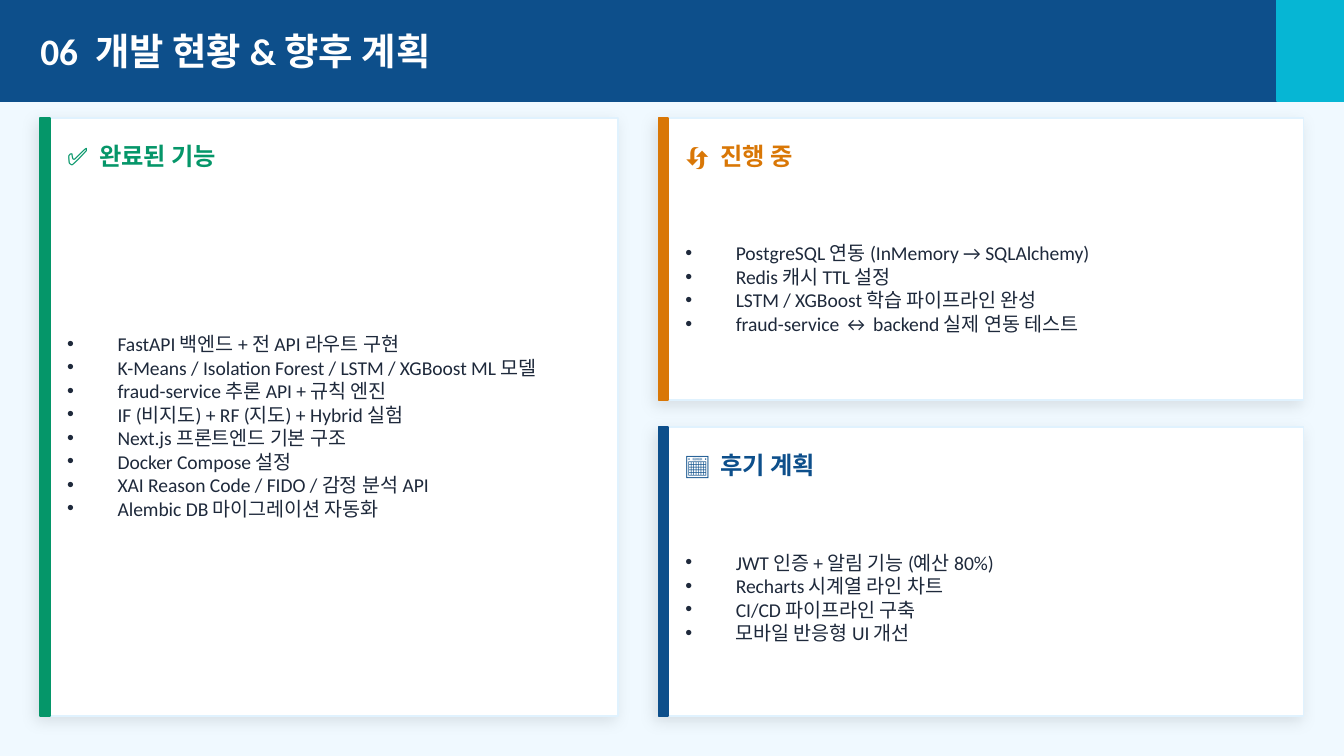
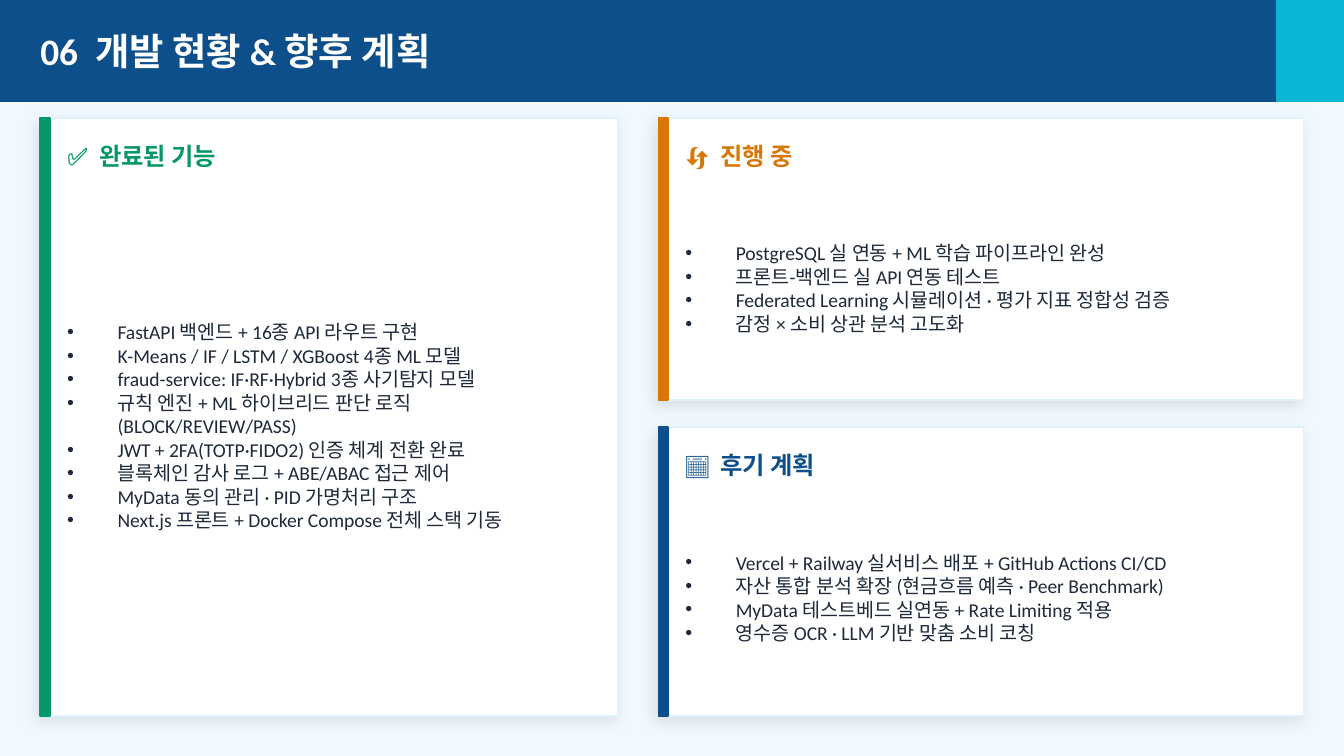
Before and after one commit to kerbosalstjidentity-spec/cap_stone, a slide deck: slide 8 of PayWise_중간발표.pptx. Drawn at 1344x756 pixels with LibreOffice and Linux fonts; fonts in the diff are those of the drawing. Boxes give left, top, right and bottom in pixels: in the first picture for what was removed or moved away, otherwise in the second. Text is boxed around its words. In the diff, an @@ line names an element or a change of style, - is before the commit and + after.

Commit message:
docs: README 프로젝트 링크 추가 + 발표자료 최종본 업데이트
- README.md: Linear · Notion · Sentry 링크 섹션 추가
- PayWise_중간발표.pptx: 슬라이드 8 개발현황·향후계획 전면 업데이트
- PayWise_발표대본_9분.md: 슬라이드별 기술 근거·수치·Q&A 전면 보강

```diff
--- a/PayWise_중간발표.pptx
+++ b/PayWise_중간발표.pptx
@@ text at (736, 243, 1171, 333): text changed @@
-• PostgreSQL 연동 (InMemory → SQLAlchemy)
-• Redis 캐시 TTL 설정
-• LSTM / XGBoost 학습 파이프라인 완성
-• fraud-service ↔ backend 실제 연동 테스트
+• PostgreSQL 실 연동 + ML 학습 파이프라인 완성
+• 프론트-백엔드 실 API 연동 테스트
+• Federated Learning 시뮬레이션 · 평가 지표 정합성 검증
+• 감정 × 소비 상관 분석 고도화
@@ text at (118, 322, 503, 531): text changed @@
-• FastAPI 백엔드 + 전 API 라우트 구현
-• K-Means / Isolation Forest / LSTM / XGBoost ML 모델
-• fraud-service 추론 API + 규칙 엔진
-• IF (비지도) + RF (지도) + Hybrid 실험
-• Next.js 프론트엔드 기본 구조
-• Docker Compose 설정
-• XAI Reason Code / FIDO / 감정 분석 API
-• Alembic DB 마이그레이션 자동화
+• FastAPI 백엔드 + 16종 API 라우트 구현
+• K-Means / IF / LSTM / XGBoost 4종 ML 모델
+• fraud-service: IF·RF·Hybrid 3종 사기탐지 모델
+• 규칙 엔진 + ML 하이브리드 판단 로직 (BLOCK/REVIEW/PASS)
+• JWT + 2FA(TOTP·FIDO2) 인증 체계 전환 완료
+• 블록체인 감사 로그 + ABE/ABAC 접근 제어
+• MyData 동의 관리 · PID 가명처리 구조
+• Next.js 프론트 + Docker Compose 전체 스택 기동
@@ text at (736, 553, 1166, 642): text changed @@
-• JWT 인증 + 알림 기능 (예산 80%)
-• Recharts 시계열 라인 차트
-• CI/CD 파이프라인 구축
-• 모바일 반응형 UI 개선
+• Vercel + Railway 실서비스 배포 + GitHub Actions CI/CD
+• 자산 통합 분석 확장 (현금흐름 예측 · Peer Benchmark)
+• MyData 테스트베드 실연동 + Rate Limiting 적용
+• 영수증 OCR · LLM 기반 맞춤 소비 코칭
```
Also in this commit, not shown: 3 other files.
